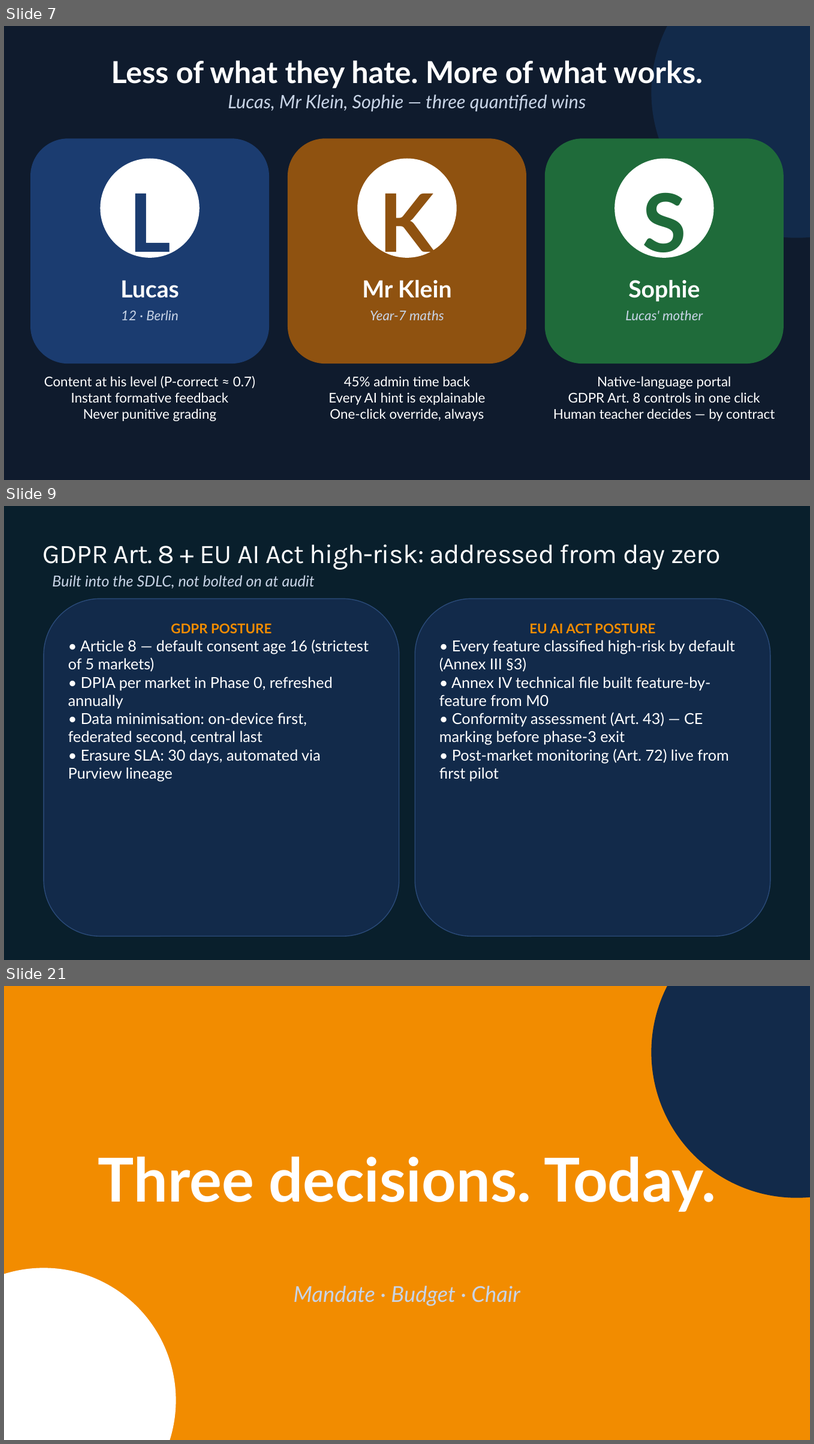
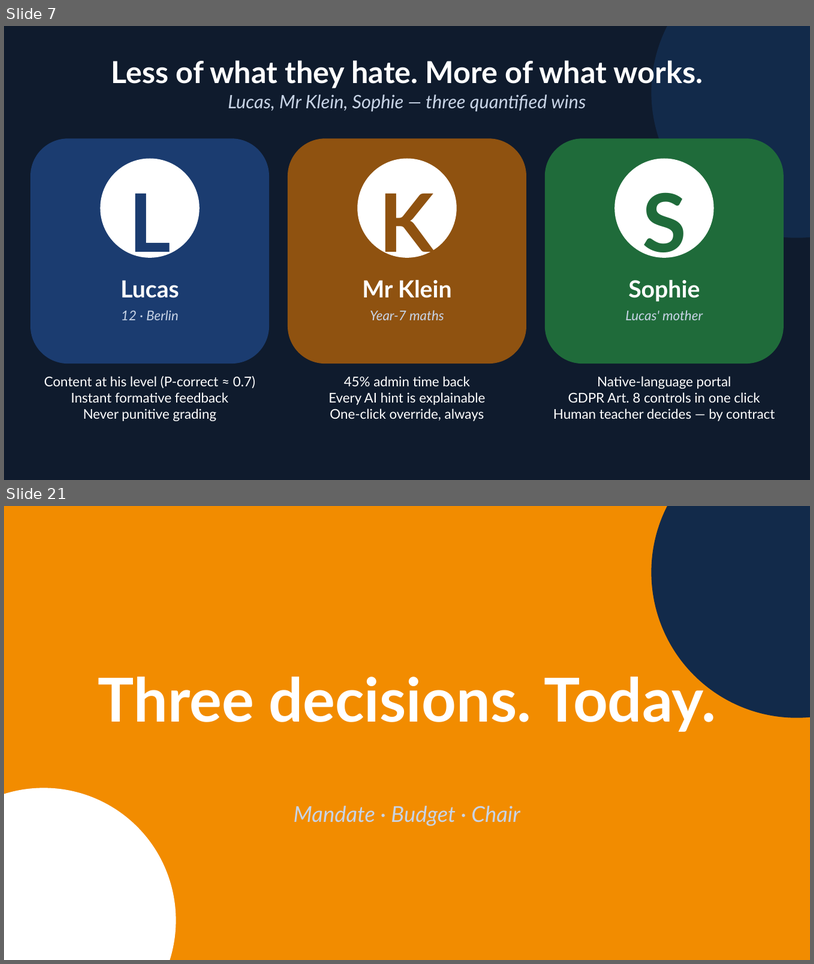
Before and after one commit to EtienneSIG/AMA_Project, a slide deck: Restitution01/build/LearnEU-CXO-Restitution.pptx. Shown one above the other, each under a label of ours: slides 7, 9 and 21 before the commit, slides 7 and 21 after it; the slides between them are not shown. The pictures are 814x1444 and 814x964 pixels, drawn with LibreOffice and Linux fonts; fonts in the diff are those of the drawing; background and template pictures are left out. Boxes give left, top, right and bottom in pixels: in the first picture for what was removed or moved away, otherwise in the second. Text is boxed around its words. In the diff, an @@ line names an element or a change of style, - is before the commit and + after.

```diff
--- a/Restitution01/build/LearnEU-CXO-Restitution.pptx
+++ b/Restitution01/build/LearnEU-CXO-Restitution.pptx
@@ slide 9 removed at <box>4,506,810,960</box>, background #091F2C @@
@@ title removed at <box>43,544,721,570</box> @@
-GDPR Art. 8 + EU AI Act high-risk: addressed from day zero
@@ text removed at <box>52,575,315,588</box> @@
-Built into the SDLC, not bolted on at audit
@@ rounded rectangle removed at <box>44,598,399,936</box> @@
-GDPR POSTURE
-• Article 8 — default consent age 16 (strictest of 5 markets)
-• DPIA per market in Phase 0, refreshed annually
-• Data minimisation: on-device first, federated second, central last
-• Erasure SLA: 30 days, automated via Purview lineage
@@ rounded rectangle removed at <box>416,598,771,936</box> @@
-EU AI ACT POSTURE
-• Every feature classified high-risk by default (Annex III §3)
-• Annex IV technical file built feature-by-feature from M0
-• Conformity assessment (Art. 43) — CE marking before phase-3 exit
-• Post-market monitoring (Art. 72) live from first pilot
```
Also in this commit, not shown: 7 slides changed, 6 slides added, 5 other slides removed, 13 other files.
